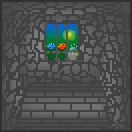
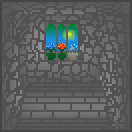
The second 132×132 image is a revision of the first. Changes to its layers:
painted on "Обычный слой 1" over bbox(0, 0, 132, 132)
painted on "Обычный слой 2" over bbox(2, 2, 130, 130)
painted on "Обычный слой 5" over bbox(2, 2, 130, 130)
painted on "Обычный слой 3" over bbox(2, 2, 130, 66)
painted on "Обычный слой 7" over bbox(0, 0, 132, 132)
